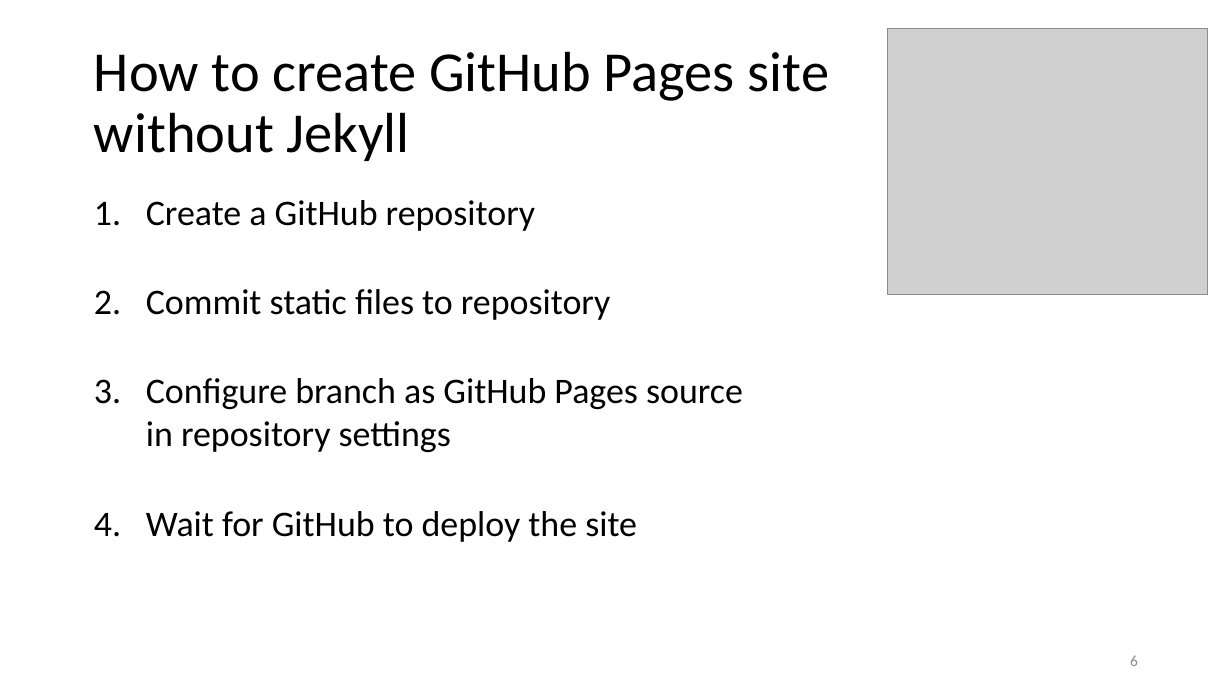
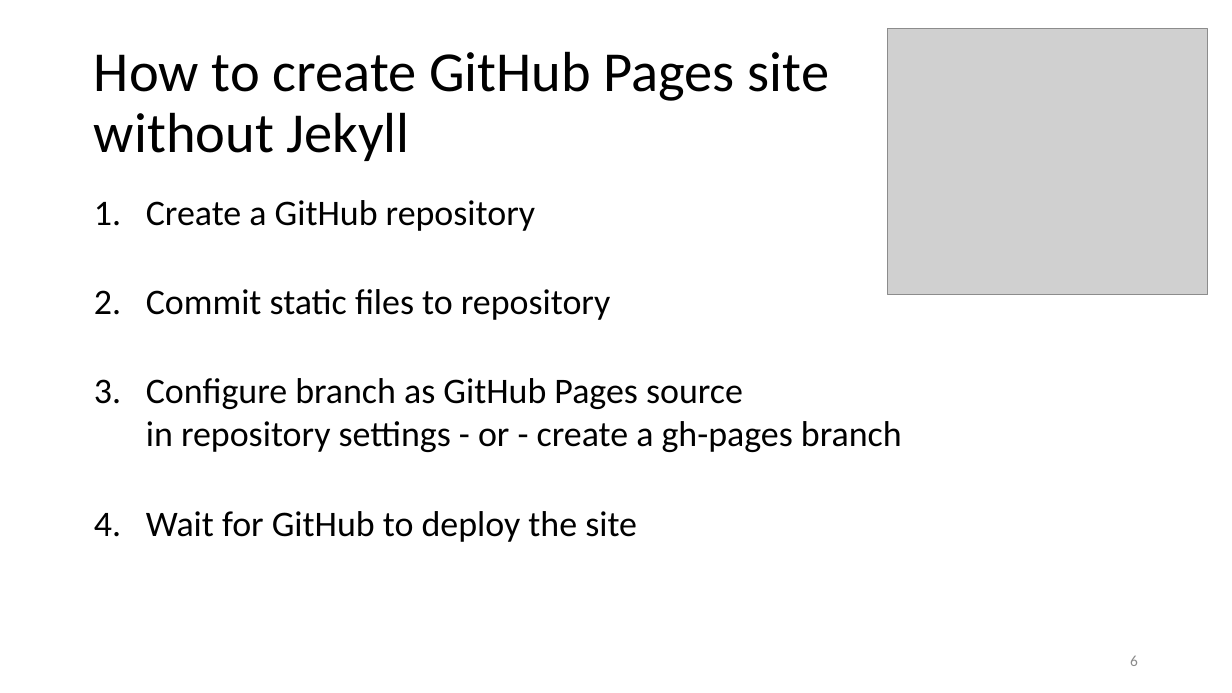
Before and after one commit to Swimburger/presentations, a slide deck: slide 6 of Deploying Blazor WebAssembly to GitHub Pages.pptx. Drawn at 1232x693 pixels with LibreOffice and Linux fonts; fonts in the diff are those of the drawing; grey boxes stand for pictures. Boxes give left, top, right and bottom in pixels: in the first picture for what was removed or moved away, otherwise in the second. Text is boxed around its words. In the diff, an @@ line names an element or a change of style, - is before the commit and + after.

```diff
--- a/Deploying Blazor WebAssembly to GitHub Pages.pptx
+++ b/Deploying Blazor WebAssembly to GitHub Pages.pptx
@@ text at (x1=146, y1=378, x2=902, y2=452): text changed @@
-3. Configure branch as GitHub Pages source
-   in repository settings
+3. Configure branch as GitHub Pages source
+   in repository settings - or - create a gh-pages branch
```
Also in this commit, not shown: 2 other slides changed.
